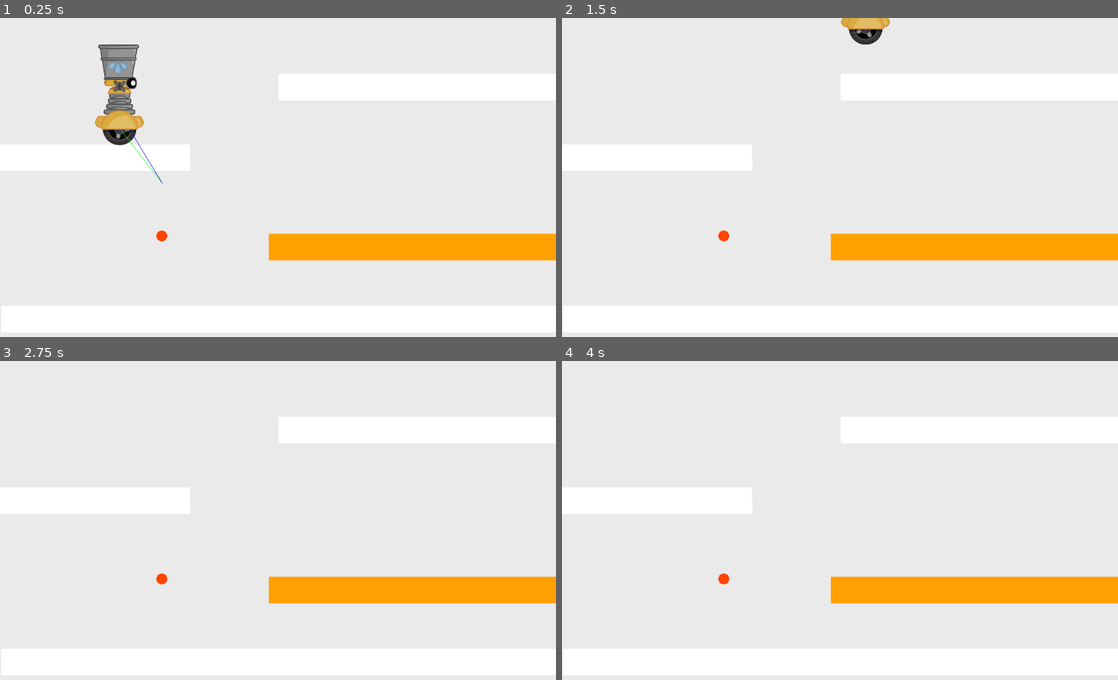
Above: before the commit, frames 1-4 (two rows, left to right).
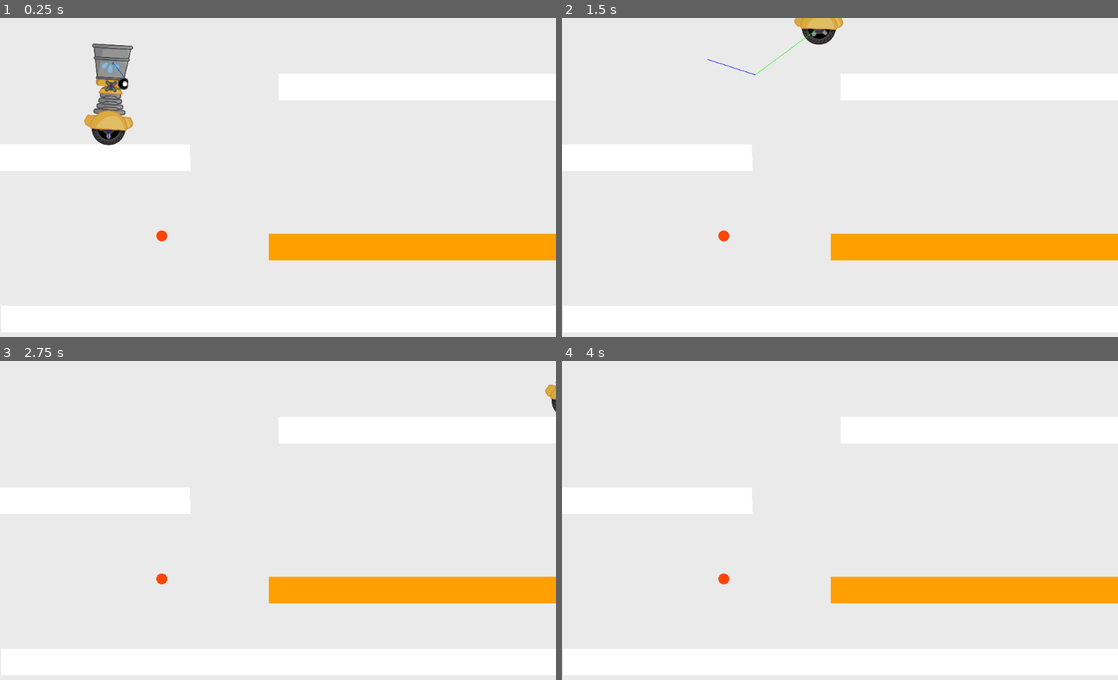
Above: after the commit, the same moments.

Repository: rtauziac/ggj23
Game: Godot game, scene res://root.tscn
The game is run twice, just before and just after one commit, with the same random seed, the same clock (stepped at 60 frames per second) and the same inputs.
Inputs (mouse positions are in pixels of both pictures, inside the frame that each line leads up to):
- Up to frame 1 (0.25 s): no input
- Up to frame 2 (1.5 s): move the mouse to (962, 164) at 0.52 s; hold D (moveRight) from 0.53 s (still down); tap W (jump) at 0.77 s; move the mouse to (728, 196) at 1.27 s
- Up to frame 3 (2.75 s): tap W (jump) at 1.52 s; move the mouse to (333, 453) at 2.02 s; release D (moveRight) at 2.03 s; hold A (moveLeft) from 2.03 s (still down)
- Up to frame 4 (4 s): move the mouse to (812, 587) at 2.77 s; release A (moveLeft) at 2.78 s; hold D (moveRight) from 2.78 s (still down); tap W (jump) at 3.02, 3.77 s; tap Enter at 3.5 s; move the mouse to (1006, 571) at 3.52 s

The runs differ from the first frame. In frame 1, 1.7% of the frame differs, in the area x 15-30%, y 7-52%; in frame 2, 1.1%; in frame 3, 0.1%; in frame 4, nothing differs.

Commit message:
🌈 Add some kind of bucket physics 🤷‍♀️

Diff:
--- a/robot_character/PlayerCharacterRigidBody.tscn
+++ b/robot_character/PlayerCharacterRigidBody.tscn
@@ -13,7 +13,6 @@
 contacts_reported = 4
 contact_monitor = true
 can_sleep = false
-linear_velocity = Vector2( 100, 0 )
 script = ExtResource( 2 )
 __meta__ = {
 "_edit_group_": true
--- a/robot_character/RobotVisual.gd
+++ b/robot_character/RobotVisual.gd
@@ -1,8 +1,20 @@
 extends Node2D
 
 export (NodePath) var robot_wheel
+export (float) var rotate_scale = PI / 8
+export (float) var gravity_amount = 0.0
 onready var _robot_wheel = get_node(robot_wheel)
 
 
 func _process(_delta):
 	global_transform.origin = _robot_wheel.global_transform.origin
+
+
+func _physics_process(delta):
+	var _bucket_accel: Vector2 = $bucketpinpoint/Bucket.acceleration
+	var _lean_factor = abs(Vector2.UP.rotated(rotation).dot(Vector2.LEFT))
+	rotation = wrapf(rotation, -PI / 2.0, PI / 2.0)
+#	if _bucket_accel.length() > 0.0001:
+	var _rotate_amount = _bucket_accel.normalized().dot(Vector2.LEFT)
+#	_rotate_amount += (-_lean_factor * gravity_amount if rotation > 0 else _lean_factor * gravity_amount) * delta
+	rotate(_rotate_amount * rotate_scale * delta)
--- a/robot_character/RobotVisual.tscn
+++ b/robot_character/RobotVisual.tscn
@@ -14,6 +14,7 @@
 [ext_resource path="res://robot_character/pupil_idle.tres" type="Texture" id=12]
 [ext_resource path="res://robot_character/bucketempty.tres" type="Texture" id=13]
 [ext_resource path="res://robot_character/RobotVisual.gd" type="Script" id=14]
+[ext_resource path="res://robot_character/bucket/Bucket.tscn" type="PackedScene" id=15]
 
 [node name="RobotVisual" type="Node2D"]
 script = ExtResource( 14 )
@@ -72,3 +73,6 @@
 [node name="pupil" type="Sprite" parent="bucketpinpoint/eye"]
 position = Vector2( 13, 0 )
 texture = ExtResource( 12 )
+
+[node name="Bucket" parent="bucketpinpoint" instance=ExtResource( 15 )]
+position = Vector2( 0, -158 )
--- a/robot_character/bucket/Bucket.gd
+++ b/robot_character/bucket/Bucket.gd
@@ -3,21 +3,26 @@
 
 export (float, 0, 1) var smooth_movements: float = 0.1
 onready var _prev_pos: Vector2 = transform.origin
-var _velocity: Vector2 = Vector2.ZERO
-var _acceleration: Vector2 = Vector2.ZERO
+var velocity: Vector2 = Vector2.ZERO
+var acceleration: Vector2 = Vector2.ZERO
 var _debug = true
 
 
+func _ready():
+	_prev_pos = global_transform.origin
+
+
 func _process(delta):
-	var _new_velocity = lerp(_velocity, (global_transform.origin - _prev_pos) * delta, smooth_movements)
-	_acceleration = _new_velocity - _velocity
-	_velocity = _new_velocity
+	var _new_velocity = lerp(velocity, (global_transform.origin - _prev_pos) * delta, smooth_movements)
+	acceleration = _new_velocity - velocity
+	velocity = _new_velocity
 	_prev_pos = global_transform.origin
+	print(acceleration.x)
 	update()
 
 
 func _draw():
 	if _debug: # draw velocity vector
 		draw_rect(Rect2(-5, -5, 10, 10), Color.rebeccapurple)
-		draw_line(Vector2.ZERO, _velocity * 1000.0, Color.green)
-		draw_line(_velocity * 1000, (_velocity * 1000) + (_acceleration * 10000), Color.blue)
+		draw_line(Vector2.ZERO, velocity * 1000.0, Color.green)
+		draw_line(velocity * 1000, (velocity * 1000) + (acceleration * 10000), Color.blue)
--- a/robot_character/bucket/BucketTestScene.tscn
+++ b/robot_character/bucket/BucketTestScene.tscn
@@ -7,7 +7,6 @@
 script = ExtResource( 2 )
 
 [node name="Bucket" parent="." instance=ExtResource( 1 )]
-smooth_movements = 0.1
 
 [node name="Camera2D" type="Camera2D" parent="."]
 position = Vector2( 236, -140 )
Not shown: 1 places in robot_character/RobotVisual.tscn that only renumber resources
